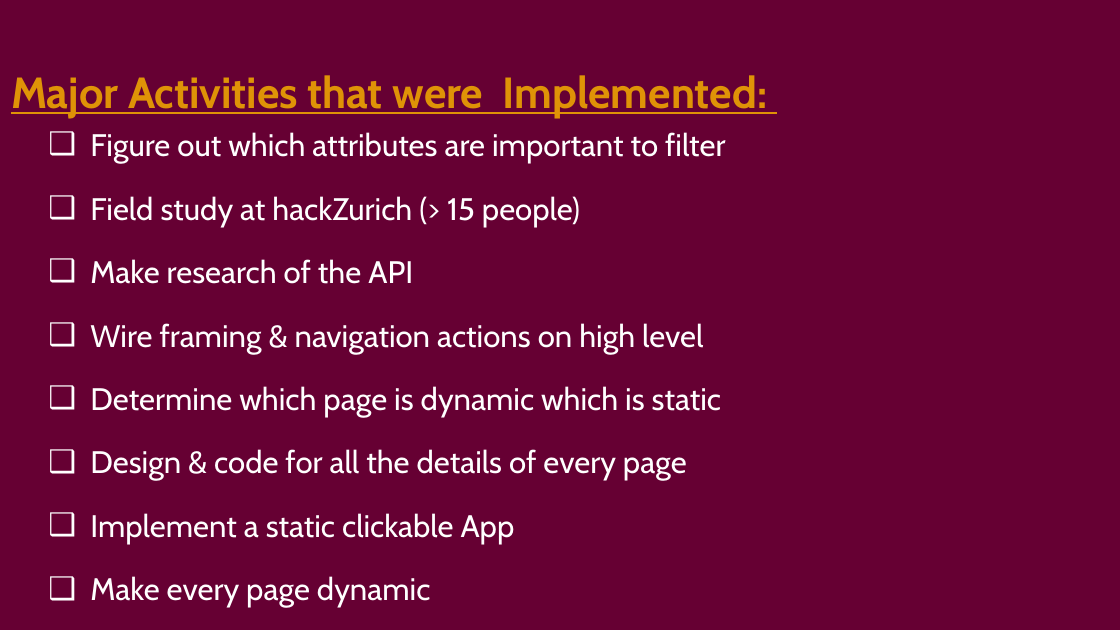
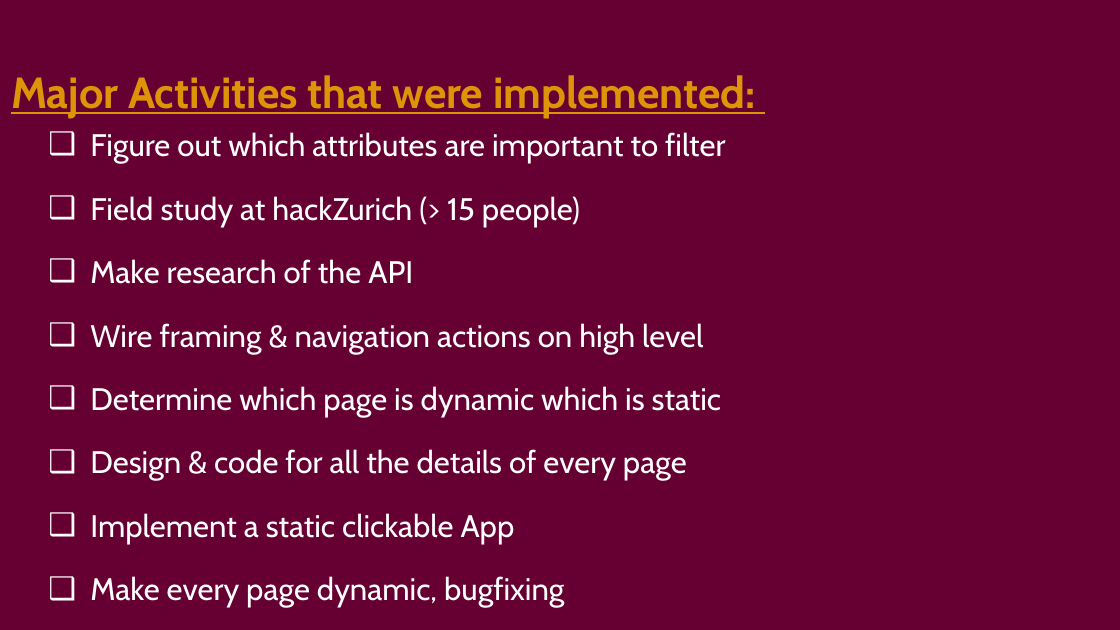
Before and after one commit to lolo8304/HuntingCars, a slide deck: slide 3 of Hunt your Car.pptx. Drawn at 1120x630 pixels with LibreOffice and Linux fonts; fonts in the diff are those of the drawing; background and template pictures are left out. Boxes give left, top, right and bottom in pixels: in the first picture for what was removed or moved away, otherwise in the second. Text is boxed around its words. In the diff, an @@ line names an element or a change of style, - is before the commit and + after.

```diff
--- a/Hunt your Car.pptx
+++ b/Hunt your Car.pptx
@@ text at (x1=11, y1=75, x2=756, y2=119): text changed @@
-Major Activities that were Implemented:
+Major Activities that were implemented:
@@ text at (x1=90, y1=576, x2=564, y2=608): text changed @@
-❑ Make every page dynamic
+❑ Make every page dynamic, bugfixing
```
Also in this commit, not shown: 1 other slide changed, 14 other files.
